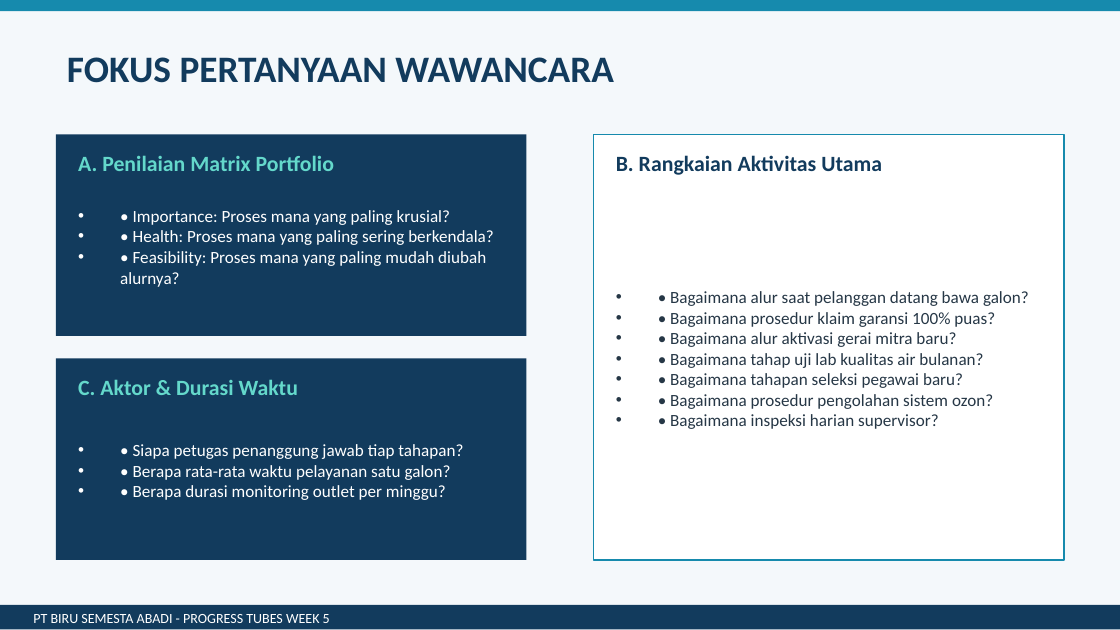
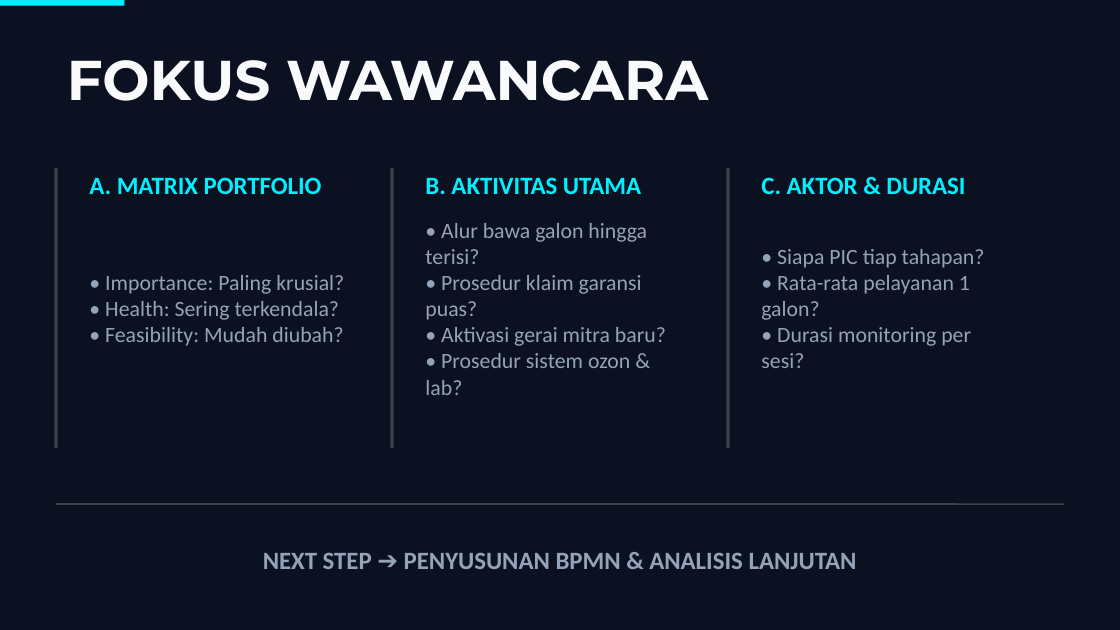
Before and after one commit to jiqq-doy/PPB, a slide deck: slide 9 of Presentasi_Biru_Semesta_Abadi.pptx. Drawn at 1120x630 pixels with LibreOffice and Linux fonts; fonts in the diff are those of the drawing. Boxes give left, top, right and bottom in pixels: in the first picture for what was removed or moved away, otherwise in the second. Text is boxed around its words. In the diff, an @@ line names an element or a change of style, - is before the commit and + after.

```diff
--- a/Presentasi_Biru_Semesta_Abadi.pptx
+++ b/Presentasi_Biru_Semesta_Abadi.pptx
@@ background #F4F8FB to #0B1120 @@
@@ rectangle removed at (0,0,1120,11) @@
@@ rectangle added at (0,0,124,6), fill #00F0FF @@
@@ text at (67,60,708,101): text changed; size 24 to 36 pt; font Calibri to Montserrat; text colour #123B5D to #F8FAFC @@
-FOKUS PERTANYAAN WAWANCARA
+FOKUS WAWANCARA
@@ rectangle removed at (56,134,526,336) @@
@@ rectangle removed at (594,134,1064,560) @@
@@ line added from (56, 168) to (56, 448), #FFFFFF 2 pt @@
@@ text at (89,177,322,194): text changed; size 14 to 16 pt; text colour #64D8CB to #00F0FF @@
-A. Penilaian Matrix Portfolio
+A. MATRIX PORTFOLIO
@@ line added from (392, 168) to (392, 448), #FFFFFF 2 pt @@
@@ text at (425,177,641,194): text changed; size 14 to 16 pt; text colour #123B5D to #00F0FF @@
-B. Rangkaian Aktivitas Utama
+B. AKTIVITAS UTAMA
@@ line added from (728, 168) to (728, 448), #FFFFFF 2 pt @@
@@ text at (761,177,965,194): text changed; size 14 to 16 pt; text colour #64D8CB to #00F0FF @@
-C. Aktor & Durasi Waktu
+C. AKTOR & DURASI
@@ text added at (425,223,666,395), 14 pt, text #94A3B8 @@
+• Alur bawa galon hingga terisi?
+• Prosedur klaim garansi puas?
+• Aktivasi gerai mitra baru?
+• Prosedur sistem ozon & lab?
@@ text at (761,249,985,368): text changed; size 11 to 14 pt; text colour #263746 to #94A3B8 @@
-• • Bagaimana alur saat pelanggan datang bawa galon?
-• • Bagaimana prosedur klaim garansi 100% puas?
-• • Bagaimana alur aktivasi gerai mitra baru?
-• • Bagaimana tahap uji lab kualitas air bulanan?
-• • Bagaimana tahapan seleksi pegawai baru?
-• • Bagaimana prosedur pengolahan sistem ozon?
-• • Bagaimana inspeksi harian supervisor?
+• Siapa PIC tiap tahapan?
+• Rata-rata pelayanan 1 galon?
+• Durasi monitoring per sesi?
@@ text at (105,275,344,346): text changed; size 11 to 14 pt; text colour #FFFFFF to #94A3B8 @@
-• • Importance: Proses mana yang paling krusial?
-• • Health: Proses mana yang paling sering berkendala?
-• • Feasibility: Proses mana yang paling mudah diubah alurnya?
+• Importance: Paling krusial?
+• Health: Sering terkendala?
+• Feasibility: Mudah diubah?
@@ rectangle removed at (56,358,526,560) @@
@@ text removed at (133,444,463,500) @@
-• • Siapa petugas penanggung jawab tiap tahapan?
-• • Berapa rata-rata waktu pelayanan satu galon?
-• • Berapa durasi monitoring outlet per minggu?
@@ line added from (56, 504) to (1064, 504), #FFFFFF 1 pt @@
@@ text added at (263,552,857,569), 16 pt, text #94A3B8, bold @@
+NEXT STEP ➔ PENYUSUNAN BPMN & ANALISIS LANJUTAN
@@ rectangle removed at (0,605,1120,629) @@
@@ text removed at (33,614,330,623) @@
-PT BIRU SEMESTA ABADI - PROGRESS TUBES WEEK 5
```
Also in this commit, not shown: 7 other slides changed, 1 slide added, 1 slide removed, 1 other file.
